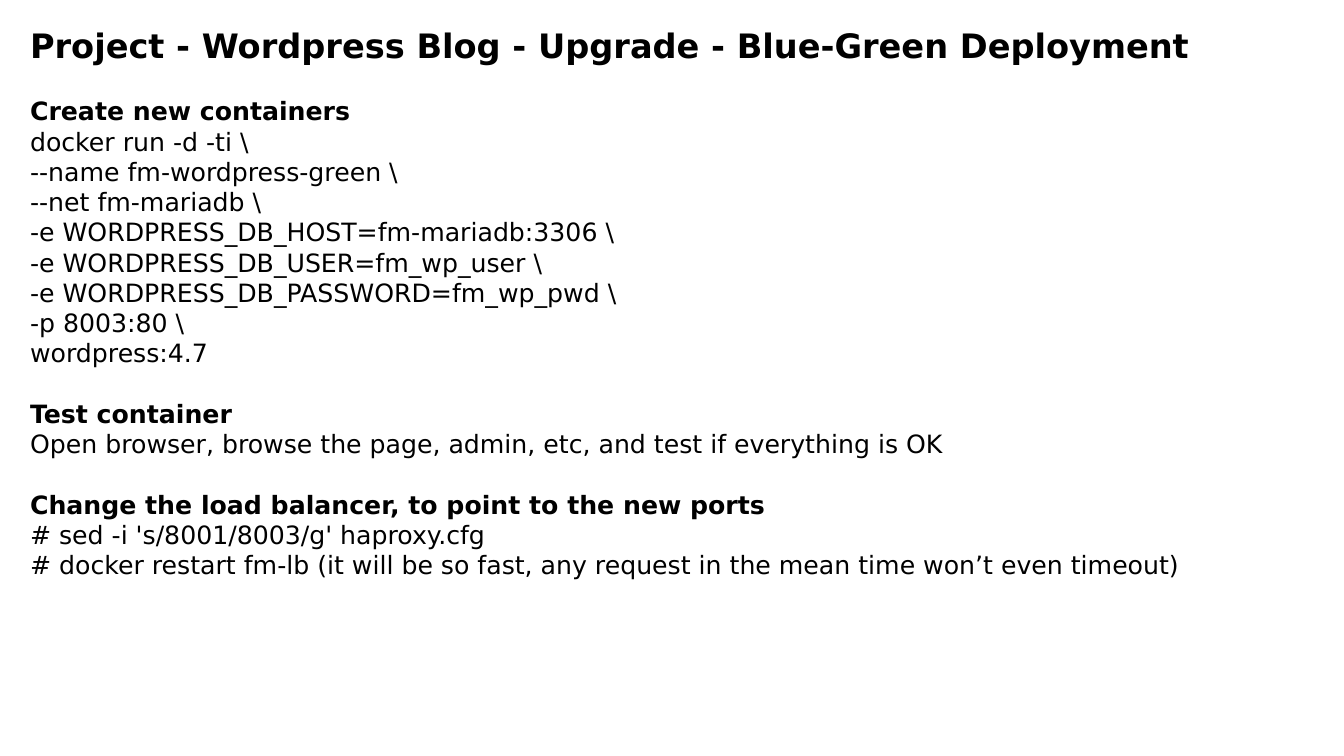
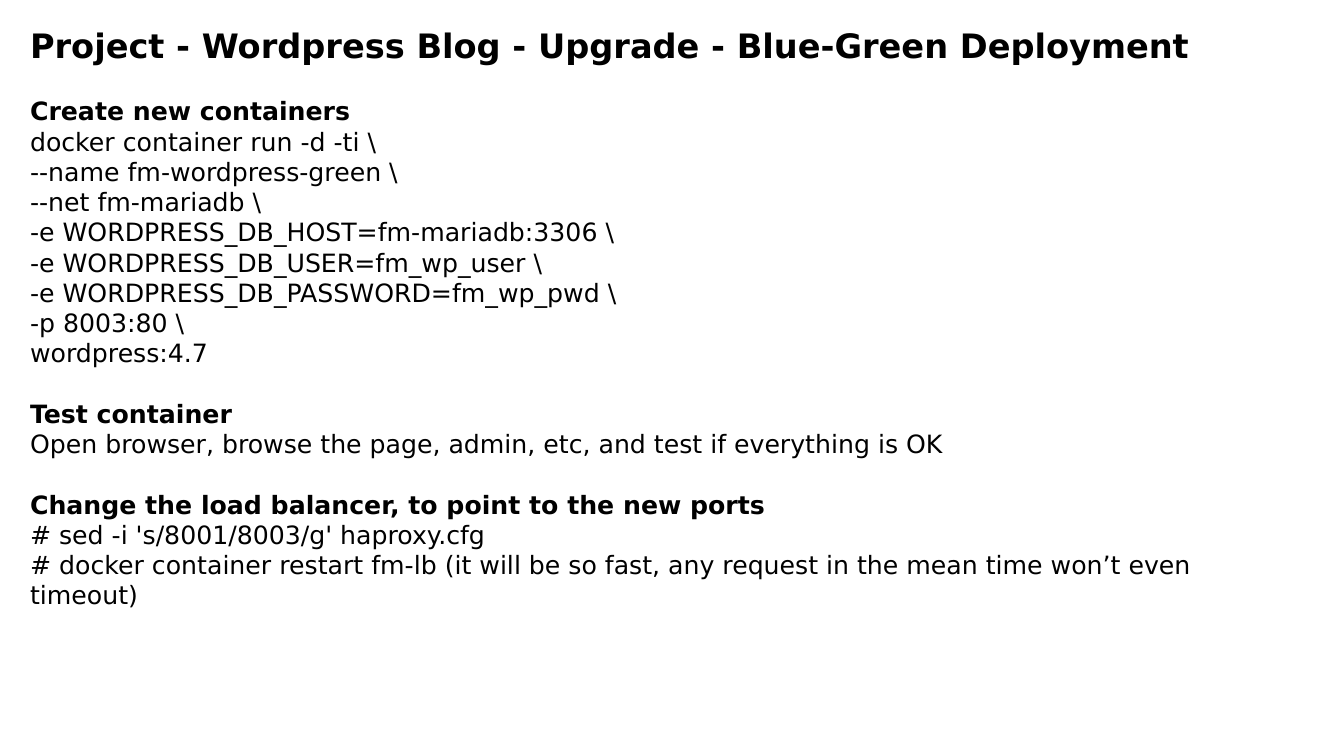
Before and after one commit to luisnabais-courses/course_docker, a slide deck: slide 23 of slides/02_intermediate_course_slides.pptx. Drawn at 1344x756 pixels with LibreOffice and Linux fonts; fonts in the diff are those of the drawing; background and template pictures are left out. Boxes give left, top, right and bottom in pixels: in the first picture for what was removed or moved away, otherwise in the second. Text is boxed around its words. In the diff, an @@ line names an element or a change of style, - is before the commit and + after.

Commit message:
Added Docker Swarm slides

```diff
--- a/slides/02_intermediate_course_slides.pptx
+++ b/slides/02_intermediate_course_slides.pptx
@@ text at (30, 132, 360, 152): text changed @@
-docker run -d -ti \
+docker container run -d -ti \
@@ text at (30, 555, 1191, 608): text changed @@
-# docker restart fm-lb (it will be so fast, any request in the mean time won’t even timeout)
+# docker container restart fm-lb (it will be so fast, any request in the mean time won’t even timeout)
```
Also in this commit, not shown: 7 other slides changed, 5 other files.
